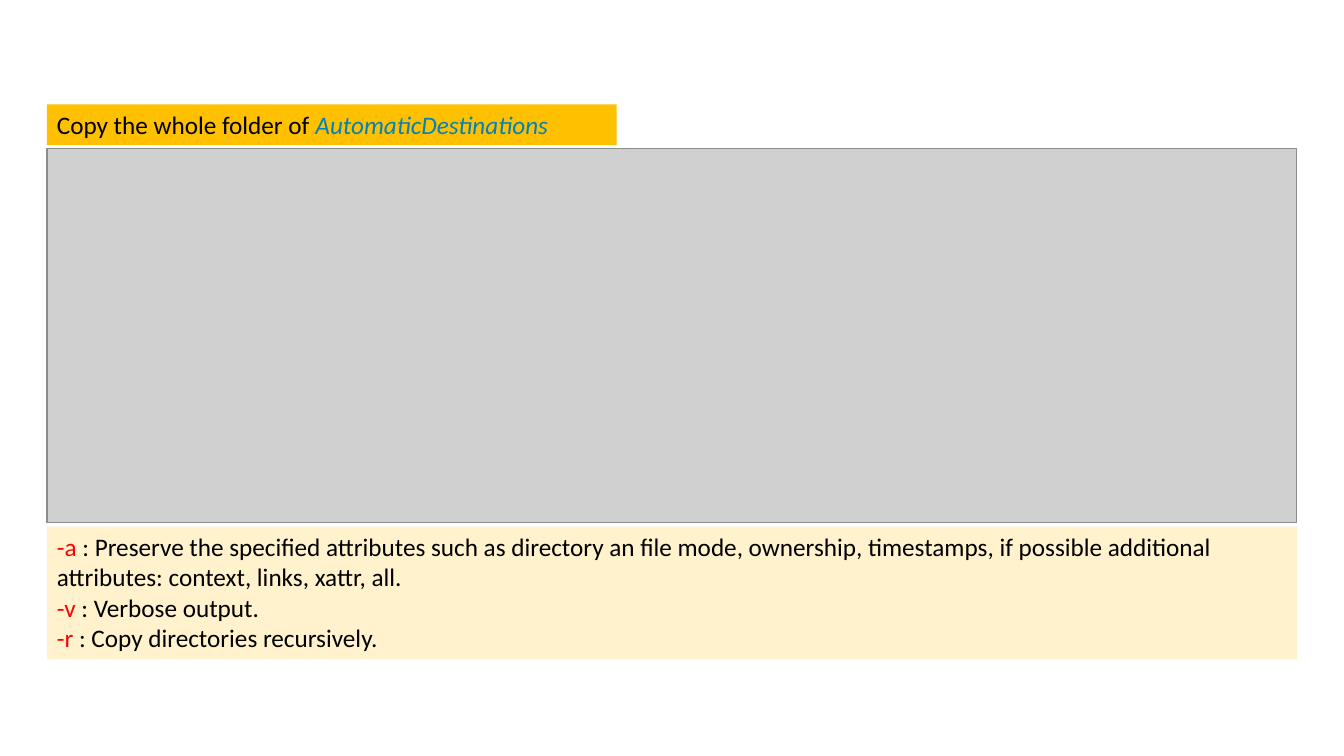
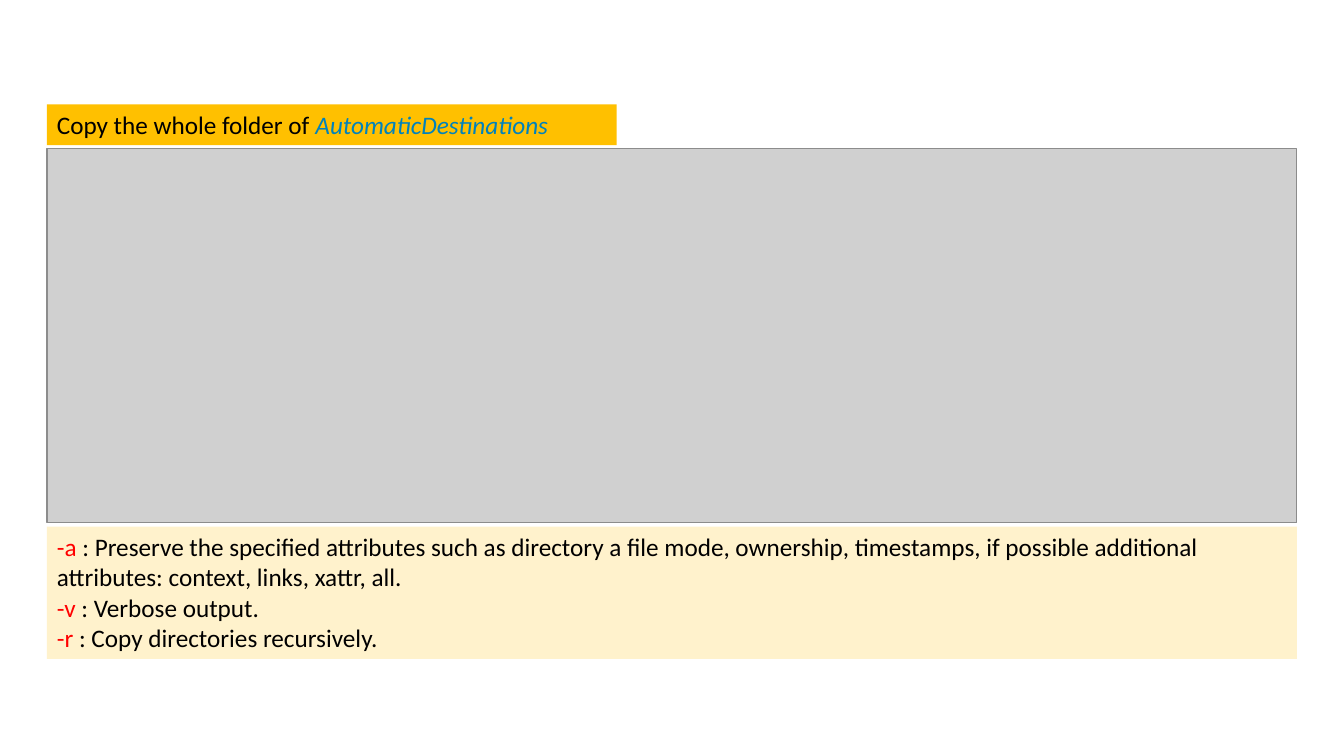
Before and after one commit to frankwxu/digital-forensics-lab, a slide deck: slide 36 of NIST_Data_Leakage_Case/NIST_Data_Leakage_06_Network_Shellbag_Jumplist.pptx (slide 35 before the commit). Drawn at 1344x756 pixels with LibreOffice and Linux fonts; fonts in the diff are those of the drawing; grey boxes stand for pictures; background and template pictures are left out. Boxes give left, top, right and bottom in pixels: in the first picture for what was removed or moved away, otherwise in the second. Text is boxed around its words. In the diff, an @@ line names an element or a change of style, - is before the commit and + after.

```diff
--- a/NIST_Data_Leakage_Case/NIST_Data_Leakage_06_Network_Shellbag_Jumplist.pptx
+++ b/NIST_Data_Leakage_Case/NIST_Data_Leakage_06_Network_Shellbag_Jumplist.pptx
@@ text in rectangle at [57, 538, 1198, 589]: text changed @@
--a : Preserve the specified attributes such as directory an file mode, ownership, timestamps, if possible additional attributes: context, links, xattr, all.
+-a : Preserve the specified attributes such as directory a file mode, ownership, timestamps, if possible additional attributes: context, links, xattr, all.
```
Also in this commit, not shown: 16 other slides changed, 2 slides added, 1 slide removed, 8 other files.
